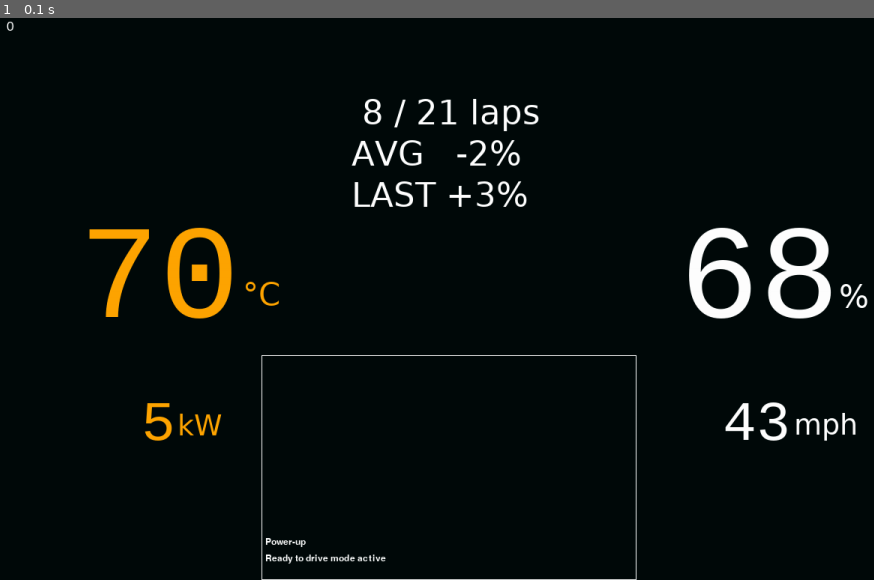
Above: before the commit, frame 1.
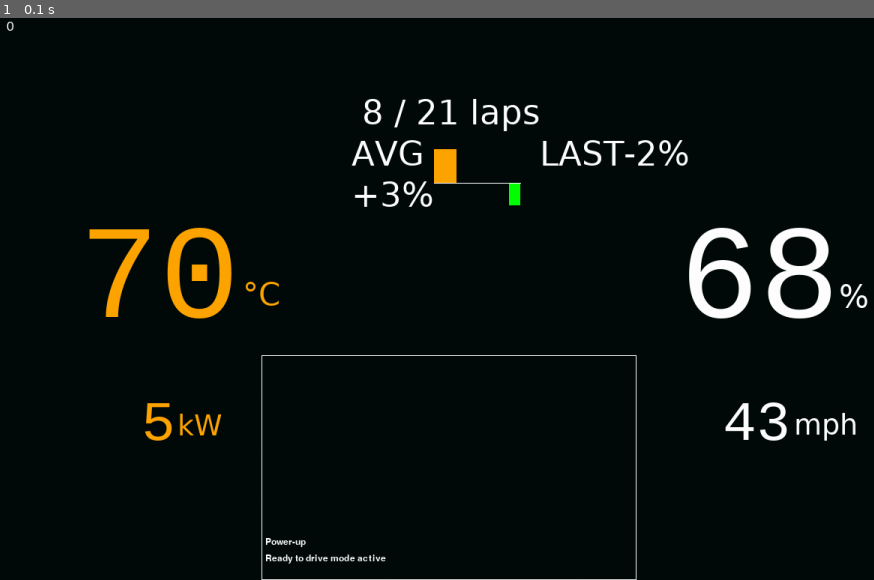
Above: after the commit, the same moment.

Repository: daniel-bara/F22ev-dashboard
Game: pygame game, started from display.py
Same seed, same stepped clock (60 frames per second), same inputs: the game is played once before the commit and once after it.
Inputs:
- Up to frame 1 (0.1 s): no input

The runs differ from the first frame. In frame 1, 1.0% of the frame differs, in the area x 40-79%, y 21-34%.

Commit message:
create graph prototype

Diff:
--- a/display.py
+++ b/display.py
@@ -125,15 +125,24 @@
     power_consumption_feedback_average = -2
     power_consumption_feedback_average_text = ("+" * (power_consumption_feedback_average >= 1)) + \
                                               str(int(power_consumption_feedback_average))
-    gameDisplay.blit(LAP_INFO_FONT.render("AVG   " + power_consumption_feedback_average_text + "%",
+    gameDisplay.blit(LAP_INFO_FONT.render("AVG           LAST" + power_consumption_feedback_average_text + "%",
                                           True, LAP_INFO_COL), (LAP_INFO_POS[0], LAP_INFO_POS[1] + LAP_INFO_SPACING))
 
     power_consumption_feedback_total = 3
     power_consumption_feedback_total_text = ("+" * (power_consumption_feedback_total >= 1)) + \
                                             str(int(power_consumption_feedback_total))
-    gameDisplay.blit(LAP_INFO_FONT.render("LAST " + power_consumption_feedback_total_text + "%",
+    gameDisplay.blit(LAP_INFO_FONT.render(power_consumption_feedback_total_text + "%",
                                           True, LAP_INFO_COL),
                      (LAP_INFO_POS[0], LAP_INFO_POS[1] + LAP_INFO_SPACING * 2))
+
+    # graph TODO: extend prototype to working solution, maybe add a graph of 2 or more recent laps
+    FEEDB_GRAPH_POS = (LAP_INFO_POS[0]+110, LAP_INFO_POS[1]+120)
+    r = pygame.rect.Rect(FEEDB_GRAPH_POS[0], FEEDB_GRAPH_POS[1]-45, 30, 45)
+    gameDisplay.fill(pygame.Color("orange"), r)
+    r = pygame.rect.Rect(FEEDB_GRAPH_POS[0]+100, FEEDB_GRAPH_POS[1], 15, 30)
+    gameDisplay.fill(pygame.Color("green"), r)
+    pygame.draw.line(gameDisplay, pygame.Color("white"), FEEDB_GRAPH_POS, (FEEDB_GRAPH_POS[0] + 115, FEEDB_GRAPH_POS[1]))
+
 
     # CAN messages
     r = pygame.rect.Rect(*CAN_MESSAGES_POS, *CAN_MESSAGES_DIM)
